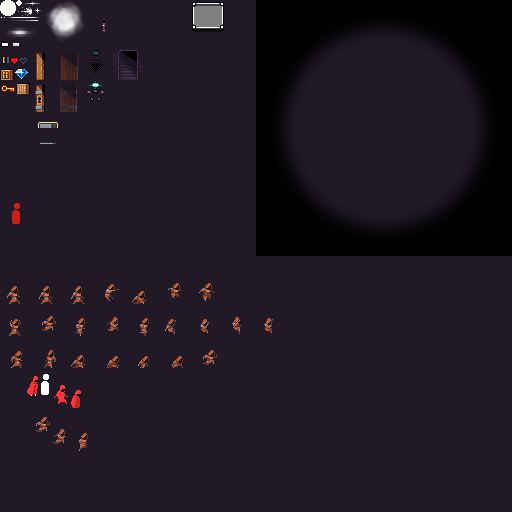
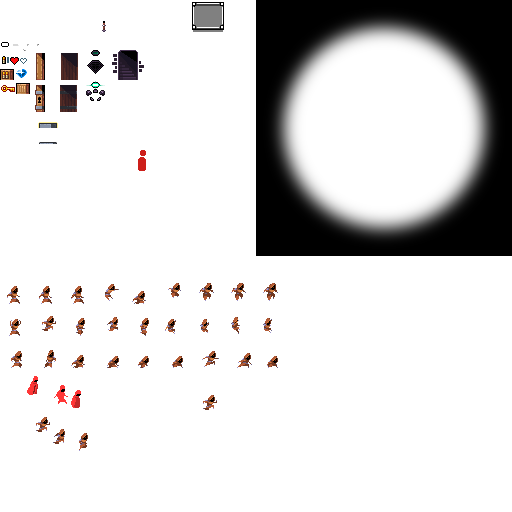
The second (512, 512) image is a revision of the first. Changes to its layers:
added layer "slashes" above "tiles" over left=13, top=193, right=154, bottom=249
painted on "tiles" over left=12, top=43, right=278, bottom=410
hid "bg" over left=0, top=0, right=512, bottom=512
